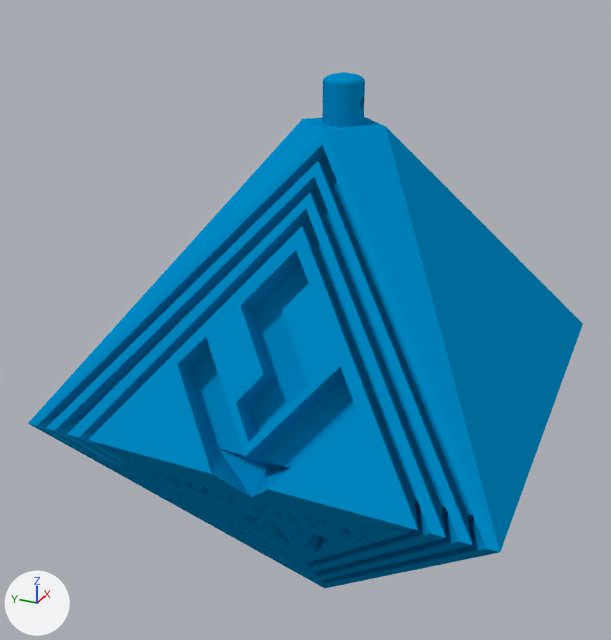
Before and after pictures for a commit that changed the Blender file print/keychain-svw/keychain.blend.
One viewpoint serves both versions: a camera (50 mm lens) standing at (-82.0, -34.0, 44.0) and looking at (4.8, 5.1, 0.7). The lights are fixed; the arrows at lower left show +X, +Y and +Z.

Objects in the first picture: 'Penny Opener Cut.001'.
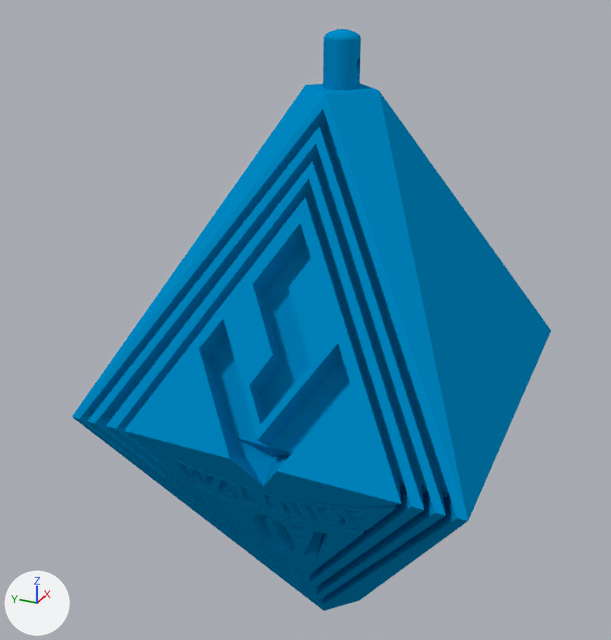
Changed parts and their boxes (x1, y1, x2, y2) in the pictures (611 x 640 px):
'Penny Opener Cut.001', reshaped (14% narrower, 13% taller)
    before: (28, 72, 583, 588)
    after: (72, 29, 551, 611)

The edits, one by one:
me_penny_opener_cut_003 is used by ob_penny_opener_cut_001; location (0.0, 0.0, 0.0).
me_penny_opener_cut_003 had 2618 vertices, 4151 faces and spanned x -21.2..31.0, y -25.3..26.9, z -37.2..30.4.
me_penny_opener_cut_003 now has 2618 vertices, 4151 faces and spans x -18.4..26.6, y -21.7..23.2, z -40.9..34.9.
me_penny_opener_cut_003 part 1: the loose piece of 2532 vertices spanning x -21.2..31.0, y -25.3..26.9, z -37.2..30.4 is rebuilt with 2532 vertices and now spans x -18.4..26.6, y -21.7..23.2, z -40.9..34.9.
